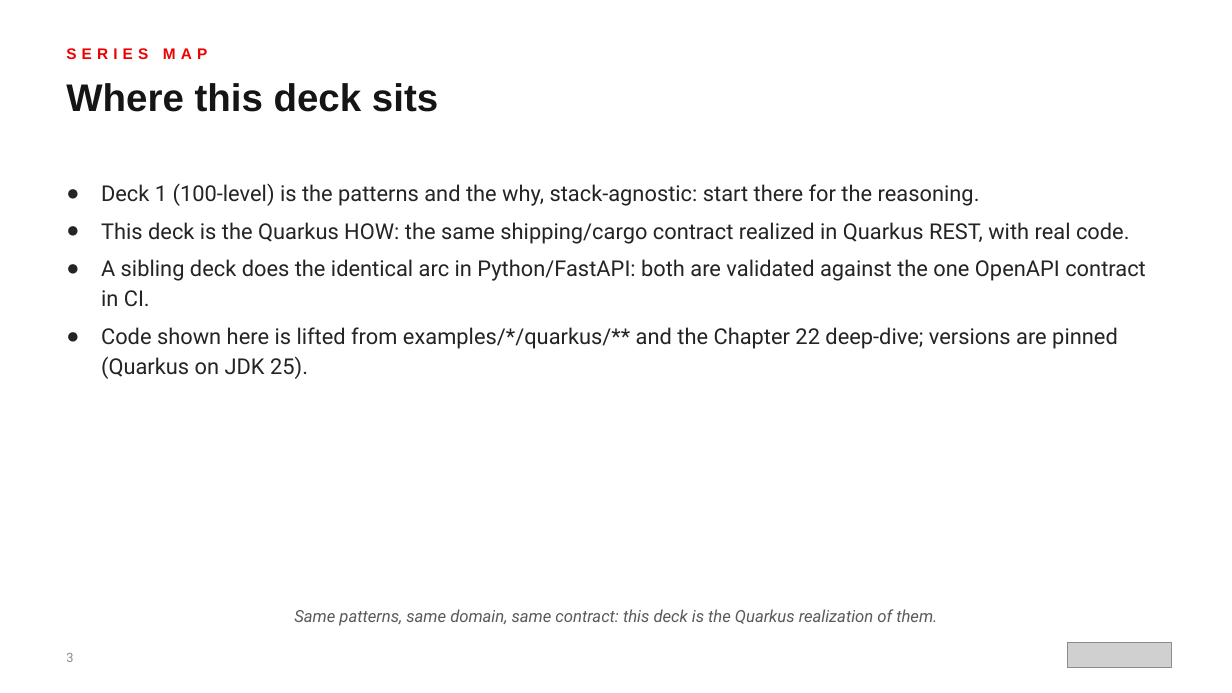
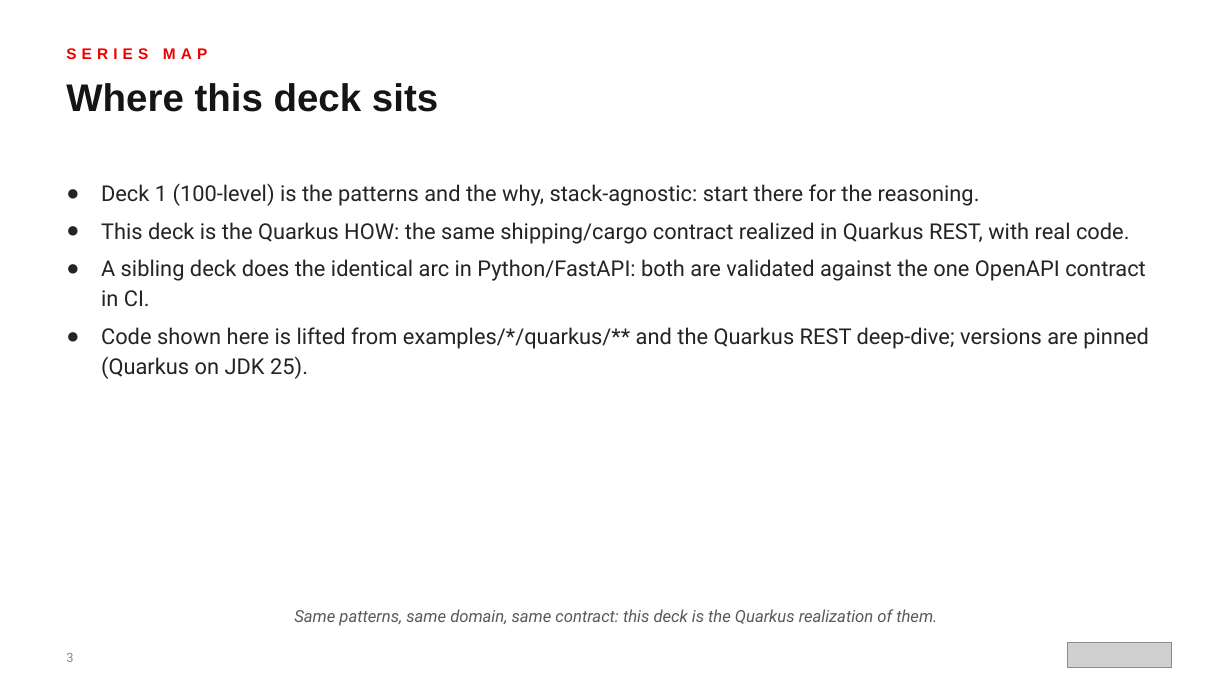
Before and after one commit to patterncatalyst/api-patterns-and-practices-rest, a slide deck: slide 3 of presentation/api-patterns-rest-quarkus/api-patterns-rest-quarkus-r1.2.pptx. Drawn at 1232x693 pixels with LibreOffice and Linux fonts; fonts in the diff are those of the drawing; grey boxes stand for pictures. Boxes give left, top, right and bottom in pixels: in the first picture for what was removed or moved away, otherwise in the second. Text is boxed around its words. In the diff, an @@ line names an element or a change of style, - is before the commit and + after.

```diff
--- a/presentation/api-patterns-rest-quarkus/api-patterns-rest-quarkus-r1.2.pptx
+++ b/presentation/api-patterns-rest-quarkus/api-patterns-rest-quarkus-r1.2.pptx
@@ text at box(101, 327, 1149, 379): text changed @@
-● Code shown here is lifted from examples/*/quarkus/** and the Chapter 22 deep-dive; versions are pinned (Quarkus on JDK 25).
+● Code shown here is lifted from examples/*/quarkus/** and the Quarkus REST deep-dive; versions are pinned (Quarkus on JDK 25).
```
Also in this commit, not shown: 4 other files.
